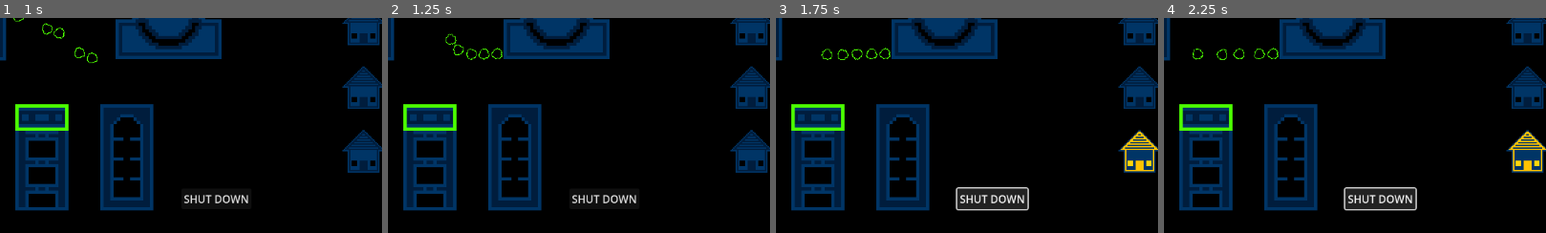
Above: before the commit, frames 1-4 (left to right).
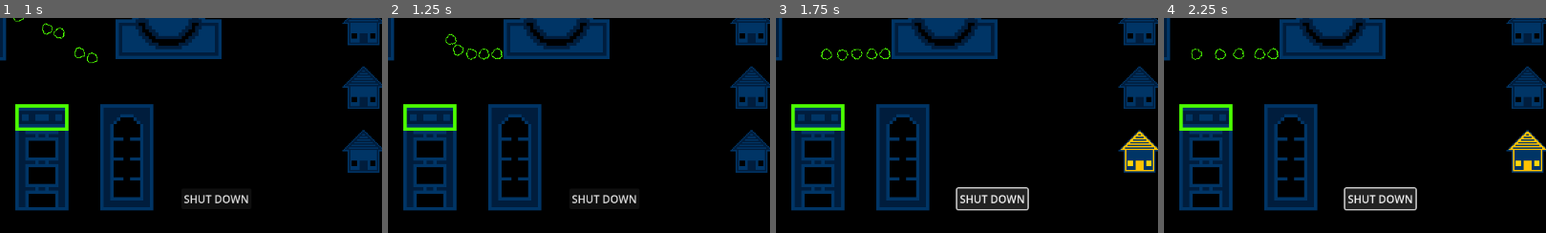
Above: after the commit, the same moments.

Repository: CWmain/BigModeGameJam2025
Game: Godot game, scene res://Levels/main_menu.tscn
The game is run twice, just before and just after one commit, with the same random seed, the same clock (stepped at 60 frames per second) and the same inputs.
Inputs:
- Up to frame 1 (1 s): click "Start" at 0.5 s
- Up to frame 2 (1.25 s): no input
- Up to frame 3 (1.75 s): click "SHUT DOWN" at 1.25 s
- Up to frame 4 (2.25 s): click "SHUT DOWN" at 2 s
The pictures show only the part of the screen within x 7-57%, y 50-100%; the shares and areas given below are measured in that part.

Frame 1 is identical in both runs. In frame 2, less than 0.1% of the frame differs, in the area x 15-30%, y 7-20%; in frame 3, 0.2%; in frame 4, 0.3%, in the area x 7-30%, y 13-20%.

Commit message:
Was implementing coal_scene however complications arose and I didn't matter so just added some collision shape to stop the coal from escaping

Diff:
--- a/Levels/main_scene.tscn
+++ b/Levels/main_scene.tscn
@@ -13,6 +13,9 @@
 [ext_resource type="PackedScene" uid="uid://dm5gydgxbfesa" path="res://Objects/CoalStuff/coal_dispenser.tscn" id="11_uyeec"]
 
 [sub_resource type="WorldBoundaryShape2D" id="WorldBoundaryShape2D_ae6m6"]
+
+[sub_resource type="RectangleShape2D" id="RectangleShape2D_vy1e7"]
+size = Vector2(255.2, 22)
 
 [node name="MainScene" type="Node2D"]
 
@@ -41,18 +44,26 @@
 HOUSE_HEIGHT = 96
 m = NodePath("../Manager")
 
-[node name="StaticBody2D3" type="StaticBody2D" parent="."]
+[node name="RightWall" type="StaticBody2D" parent="."]
 position = Vector2(465, 316)
 rotation = 4.71238
 
-[node name="CollisionShape2D" type="CollisionShape2D" parent="StaticBody2D3"]
+[node name="CollisionShape2D" type="CollisionShape2D" parent="RightWall"]
 position = Vector2(29.4, 35.6)
 shape = SubResource("WorldBoundaryShape2D_ae6m6")
 
-[node name="StaticBody2D2" type="StaticBody2D" parent="."]
+[node name="Bottom2" type="StaticBody2D" parent="."]
+position = Vector2(172, 353)
+rotation = 1.5708
+
+[node name="CollisionShape2D" type="CollisionShape2D" parent="Bottom2"]
+position = Vector2(-226.4, 169)
+shape = SubResource("RectangleShape2D_vy1e7")
+
+[node name="Bottom" type="StaticBody2D" parent="."]
 position = Vector2(172, 353)
 
-[node name="CollisionShape2D" type="CollisionShape2D" parent="StaticBody2D2"]
+[node name="CollisionShape2D" type="CollisionShape2D" parent="Bottom"]
 position = Vector2(29.4, 35.6)
 shape = SubResource("WorldBoundaryShape2D_ae6m6")
 
--- /dev/null
+++ b/Objects/CoalStuff/coal_scene.tscn
@@ -0,0 +1,41 @@
+[gd_scene load_steps=4 format=3 uid="uid://cb0gbcopvyc4f"]
+
+[ext_resource type="PackedScene" uid="uid://dm5gydgxbfesa" path="res://Objects/CoalStuff/coal_dispenser.tscn" id="1_l2xco"]
+[ext_resource type="PackedScene" uid="uid://cml6fxx0w4vff" path="res://Objects/CoalStuff/coal_generator.tscn" id="2_bg3mh"]
+
+[sub_resource type="WorldBoundaryShape2D" id="WorldBoundaryShape2D_xq60u"]
+
+[node name="CoalScene" type="Node2D"]
+
+[node name="CoalDispenser" parent="." instance=ExtResource("1_l2xco")]
+position = Vector2(0, -80)
+rotation = 1.5708
+
+[node name="CoalGenerator" parent="." instance=ExtResource("2_bg3mh")]
+position = Vector2(340, -80)
+
+[node name="Floor" type="StaticBody2D" parent="."]
+
+[node name="CollisionShape2D" type="CollisionShape2D" parent="Floor"]
+shape = SubResource("WorldBoundaryShape2D_xq60u")
+
+[node name="LeftWall" type="StaticBody2D" parent="."]
+position = Vector2(-80, 0)
+rotation = 1.5708
+
+[node name="CollisionShape2D" type="CollisionShape2D" parent="LeftWall"]
+shape = SubResource("WorldBoundaryShape2D_xq60u")
+
+[node name="RightWall" type="StaticBody2D" parent="."]
+position = Vector2(420, 0)
+rotation = -1.5708
+
+[node name="CollisionShape2D" type="CollisionShape2D" parent="RightWall"]
+shape = SubResource("WorldBoundaryShape2D_xq60u")
+
+[node name="TopWall" type="StaticBody2D" parent="."]
+position = Vector2(0, -200)
+rotation = 3.14159
+
+[node name="CollisionShape2D" type="CollisionShape2D" parent="TopWall"]
+shape = SubResource("WorldBoundaryShape2D_xq60u")
Not shown: 1 places in Levels/main_scene.tscn that only renumber resources
